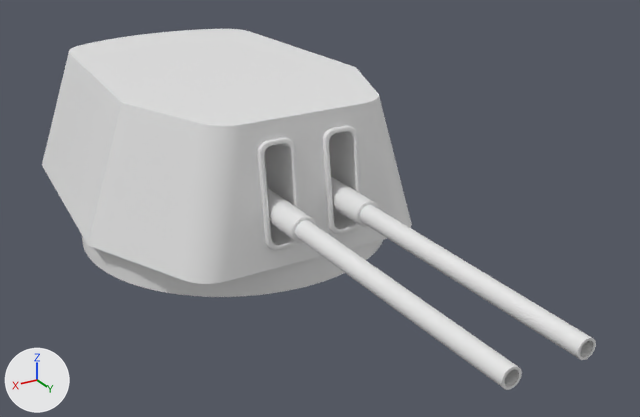
The Blender file game/assets/models/WIP/Medium_Turret.blend as it was, and as the next commit left it.
The view is the same before and after, from a camera (50 mm lens) standing at (23.0, 49.1, 23.3) and looking at (-1.5, 8.3, 2.9). The lights are fixed; the arrows at lower left show +X, +Y and +Z. The picture after the commit comes second.

Before the edit, the objects in view are built like this:
```python
me_cube_003 = bpy.data.meshes.new('Cube.003')
me_cube_003.from_pydata(...)  # 1312 vertices, 953 faces; spans x -10.6..10.6, y -15.0..10.5, z -1.0..9.2
me_cube_003.polygons.foreach_set('use_smooth', [True] * 953)
me_cube_003.materials.append(None)
me_cylinder_010 = bpy.data.meshes.new('Cylinder.010')
me_cylinder_010.from_pydata(...)  # 1152 vertices, 1090 faces; spans x -0.6..0.6, y -0.6..0.6, z -20.9..1.0
me_cylinder_010.polygons.foreach_set('use_smooth', [True] * 1090)
me_cylinder_011 = bpy.data.meshes.new('Cylinder.011')
me_cylinder_011.from_pydata(...)  # 1152 vertices, 1090 faces; spans x -0.6..0.6, y -0.6..0.6, z -20.9..1.0
me_cylinder_011.polygons.foreach_set('use_smooth', [True] * 1090)
ob_cube_001 = bpy.data.objects.new('Cube.001', me_cube_003)
ob_cube_001.location = (0.0, 0.0, 0.0)
ob_cylinder = bpy.data.objects.new('Cylinder', me_cylinder_010)
ob_cylinder.location = (-2.0, 7.5, 4.0)
ob_cylinder.rotation_euler = (1.571, 0.0, 0.0)  # degrees (90, 0, 0)
ob_cylinder.scale = (1.25, 1.25, 1.0)
ob_cylinder_001 = bpy.data.objects.new('Cylinder.001', me_cylinder_011)
ob_cylinder_001.location = (2.0, 7.5, 4.0)
ob_cylinder_001.rotation_euler = (1.571, 0.0, 0.0)  # degrees (90, 0, 0)
ob_cylinder_001.scale = (1.25, 1.25, 1.0)
```
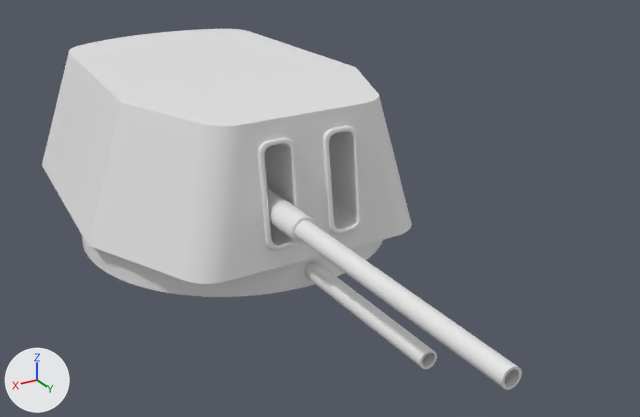
Location of each change, [x1, y1, x2, y2] in pixels of the pictures (640 x 417 px):
'Cylinder', moved
    before: [331, 177, 596, 360]
    after: [304, 261, 437, 369]

What changed in the scene script:
```text
Change ob_cylinder:
    ob_cylinder.location: (-2.0, 7.5, 4.0) -> (0.0, 0.0, 0.0)
```
